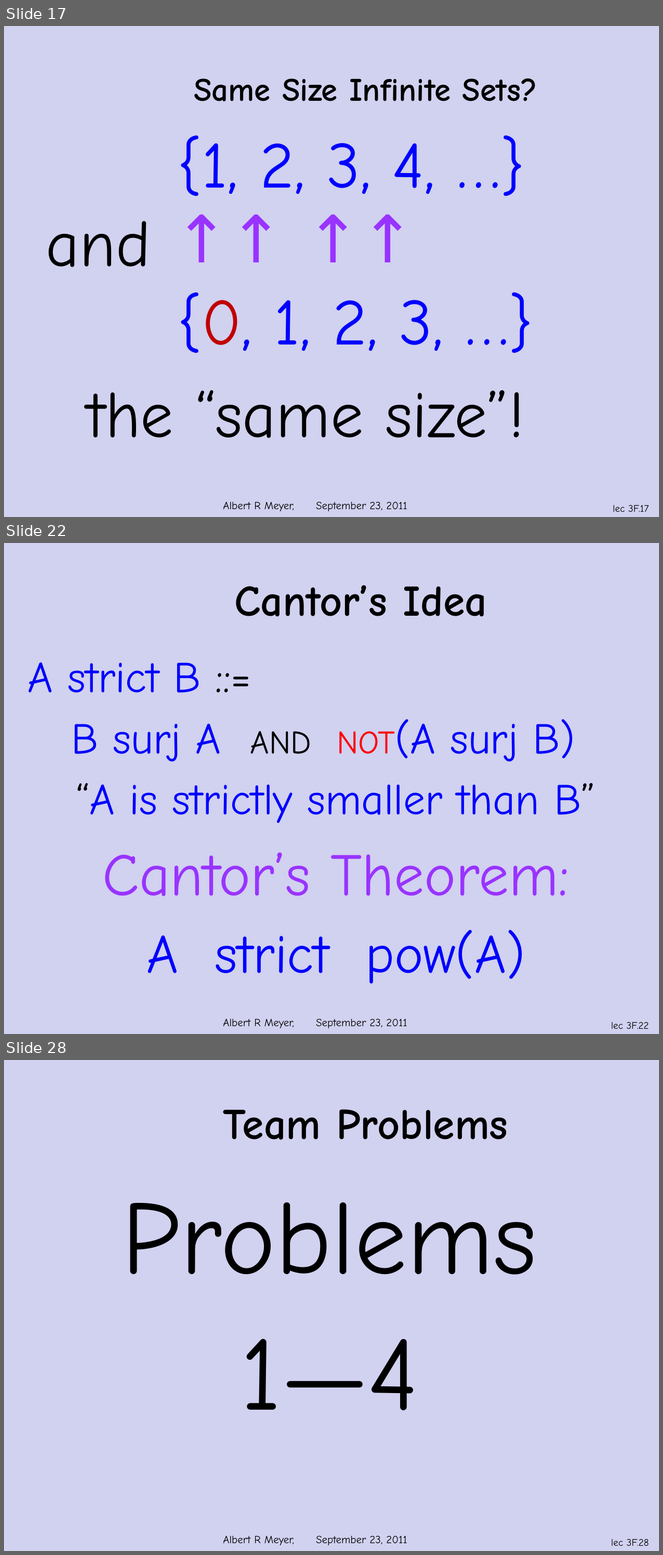
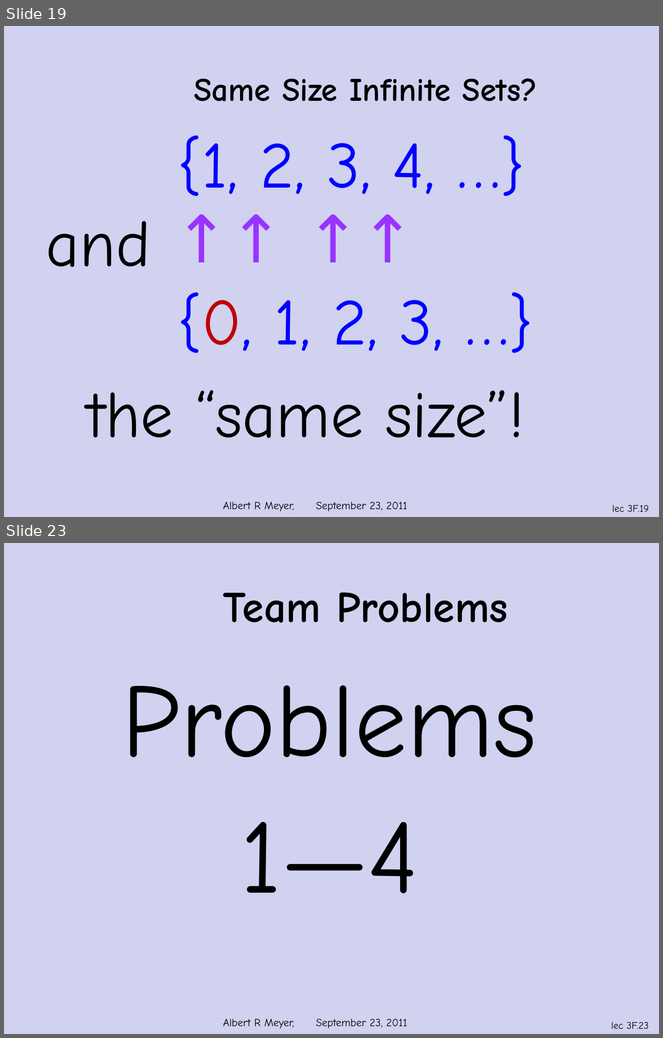
Before and after one commit to armeyer/mcs_web, a slide deck: fall11/slidesF11/slides3f.pptx. Shown one above the other, each under a label of ours: slides 17, 22 and 28 before the commit, slides 19 and 23 after it; the slides between them are not shown. The pictures are 663x1555 and 663x1038 pixels, drawn with LibreOffice and Linux fonts; fonts in the diff are those of the drawing; background and template pictures are left out. Boxes give left, top, right and bottom in pixels: in the first picture for what was removed or moved away, otherwise in the second. Text is boxed around its words. In the diff, an @@ line names an element or a change of style, - is before the commit and + after.

```diff
--- a/fall11/slidesF11/slides3f.pptx
+++ b/fall11/slidesF11/slides3f.pptx
@@ slide 22 removed at [4, 543, 659, 1034], background #D1D1F0; not listed: 2 template elements that a slide beside it also shows @@
@@ title removed at [234, 585, 487, 617] @@
-Cantor’s Idea
@@ text removed at [27, 662, 596, 984] @@
-A strict B ::=
-B surj A AND NOT(A surj B)
-“A is strictly smaller than B”
-Cantor’s Theorem:
-A strict pow(A)
@@ what was slide 17 is now slide 19 @@
@@ page number at [612, 505, 649, 512]: text changed @@
-lec 3F.17
+lec 3F.19
@@ what was slide 28 is now slide 23 @@
@@ page number at [611, 1022, 649, 1029]: text changed @@
-lec 3F.28
+lec 3F.23
```
Also in this commit, not shown: 7 slides changed, 2 slides added, 6 other slides removed, 1 other file.
